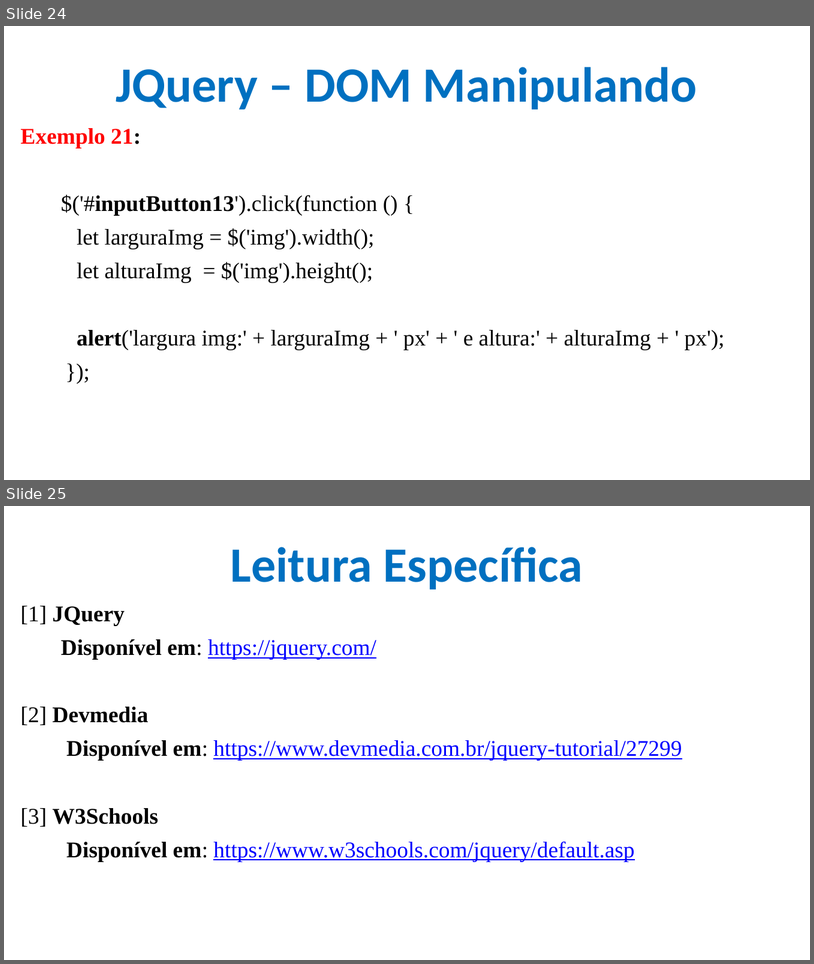
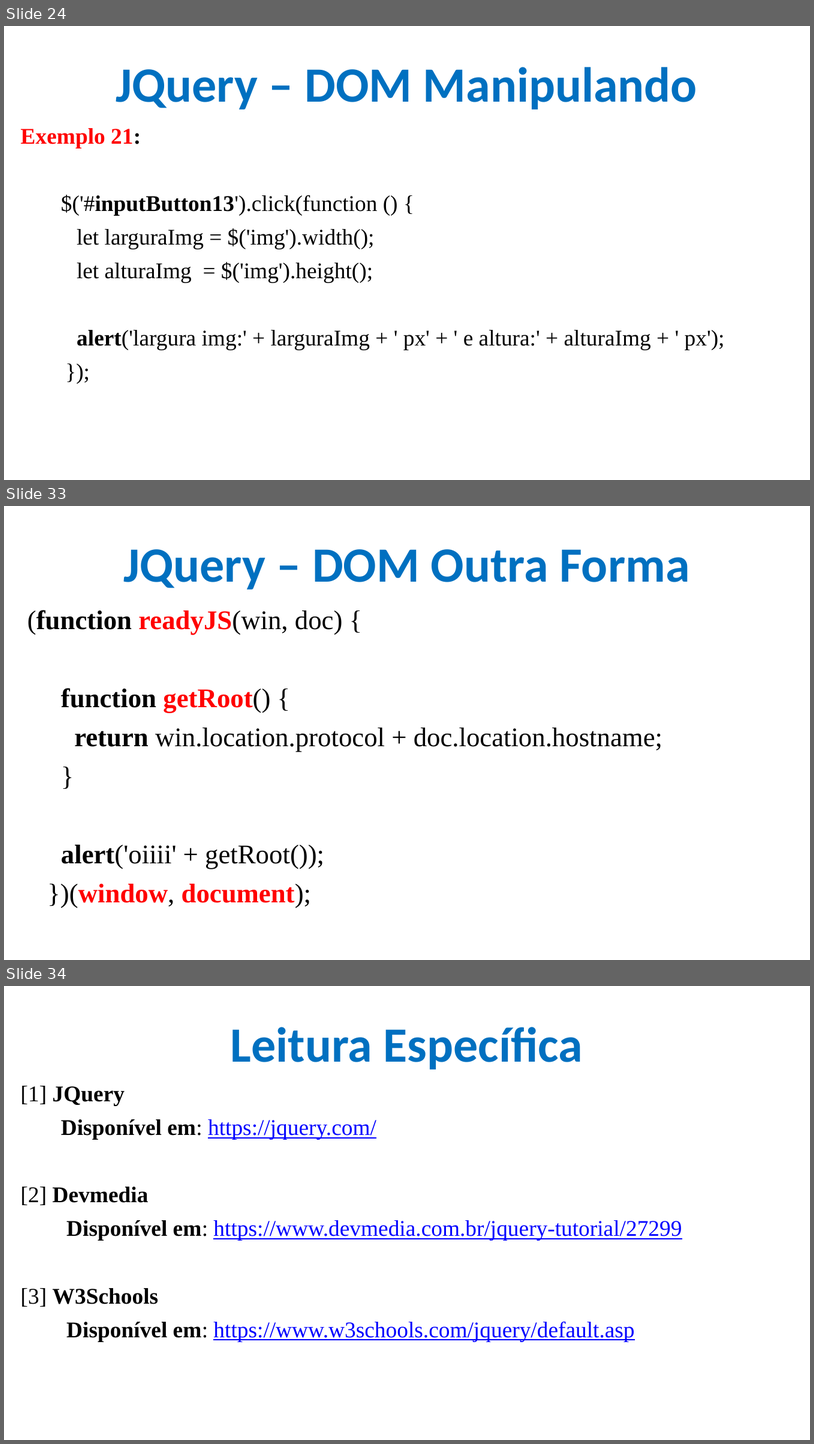
Before and after one commit to CloudEducationBrazil/WydenDesenvolvimentoWebPHP, a slide deck: 01 Classes/Aula 11 Desenvolvimento Web PHP - JQuery.pptx. Shown one above the other, each under a label of ours: slides 24 and 25 before the commit, slides 24, 33 and 34 after it; the slides between them are not shown. The pictures are 814x964 and 814x1444 pixels, drawn with LibreOffice and Linux fonts; fonts in the diff are those of the drawing; background and template pictures are left out. Boxes give left, top, right and bottom in pixels: in the first picture for what was removed or moved away, otherwise in the second. Text is boxed around its words. In the diff, an @@ line names an element or a change of style, - is before the commit and + after.

Commit message:
ppt DOM JQuery

```diff
--- a/01 Classes/Aula 11 Desenvolvimento Web PHP - JQuery.pptx
+++ b/01 Classes/Aula 11 Desenvolvimento Web PHP - JQuery.pptx
@@ slide 33 added at (4,506,810,960), background picture (left out) @@
@@ title added at (123,549,690,589), 44 pt, text #0070C0, bold @@
+JQuery – DOM Outra Forma
@@ text added at (27,610,663,908), 24 pt, text #000000 @@
+(function readyJS(win, doc) {
+function getRoot() {
+return win.location.protocol + doc.location.hostname;
+}
+alert('oiiii' + getRoot());
+})(window, document);
@@ what was slide 25 is now slide 34 @@
```
Also in this commit, not shown: 8 other slides added, 3 other files.
